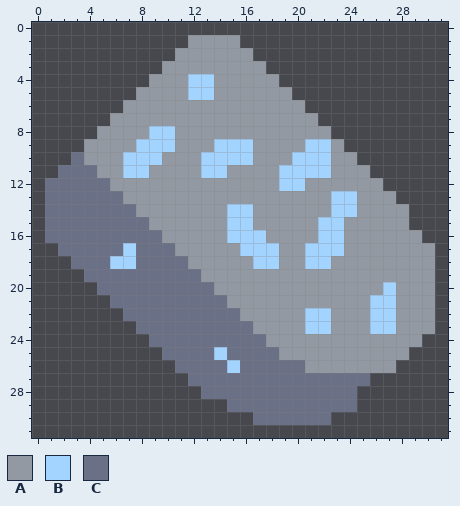
Edited in one commit: pixel-art sprite (sprites/items/rawos.png). Above is the file before it was changed.
The file is 32x32 pixels.
Palette (. is transparent): A #9399a3  B #a3d3ff  C #6a7085
Pixels before, first column x 1:
 1 ...........AAAA...............
 2 ..........AAAAAA..............
 3 .........AAAAAAAA.............
 4 ........AAABBAAAAA............
 5 .......AAAABBAAAAAA...........
 6 ......AAAAAAAAAAAAAA..........
 7 .....AAAAAAAAAAAAAAAA.........
 8 ....AAAABBAAAAAAAAAAAA........
 9 ...AAAABBBAAABBBAAAABBA.......
10 ..CAAABBBAAABBBBAAABBBAA......
11 .CCCAABBAAAABBAAAABBBBAAA.....
12 CCCCCAAAAAAAAAAAAABBAAAAAA....
13 CCCCCCAAAAAAAAAAAAAAAABBAAA...
14 CCCCCCCAAAAAAABBAAAAAABBAAAA..
15 CCCCCCCCAAAAAABBAAAAABBAAAAA..
16 CCCCCCCCCAAAAABBBAAAABBAAAAAA.
17 .CCCCCBCCCAAAAABBBAABBBAAAAAAA
18 ..CCCBBCCCCAAAAABBAABBAAAAAAAA
19 ...CCCCCCCCCAAAAAAAAAAAAAAAAAA
20 ....CCCCCCCCCAAAAAAAAAAAAABAAA
21 .....CCCCCCCCCAAAAAAAAAAABBAAA
22 ......CCCCCCCCCAAAAABBAAABBAAA
23 .......CCCCCCCCCAAAABBAAABBAAA
24 ........CCCCCCCCCAAAAAAAAAAAA.
25 .........CCCCBCCCCAAAAAAAAAA..
26 ..........CCCCBCCCCCAAAAAAA...
27 ...........CCCCCCCCCCCCCC.....
28 ............CCCCCCCCCCCC......
29 ..............CCCCCCCCCC......
30 ................CCCCCC........
And afterwards:
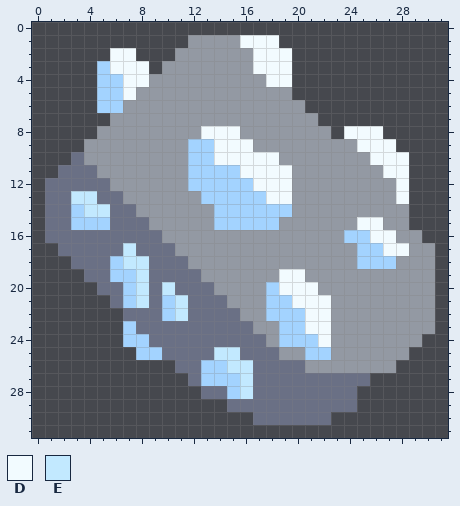
Colours new in this view: D #f2fbff  E #c2e9ff
Diff:
Changed rows in their new state; - is an unchanged pixel.
first column x 3:
 1 -------------DDD----------
 2 ---DD---------DDD---------
 3 --BDDD--------DDD---------
 4 --BBDD---AA----DD---------
 5 --BBD----AA---------------
 6 --BB----------------------
 8 ------AA--DDD--------DDD--
 9 -----AAA-BBDDD----AA-ADDD-
10 ----AAA--B-DDDDD-AAA--ADDD
11 ----AA---B--BDDDDAAA---ADD
12 ---------BBBBBDDDA------AD
13 EE--------BBBBBDD---AA---D
14 BEE--------B--BBB---AA----
15 BBB--------B--BB---AA-DD--
16 ------------AAA----AABBDD-
17 ----E--------AAA--AAA-BBDD
18 ----EE--------AA--AA--BBB-
19 ---BBE----------DD--------
20 ----BE-E-------BDDD-----A-
21 ----BE-BE------BBDDD---AA-
22 -------BE------BBBDD---AA-
23 ----B-----------BBDD---AA-
24 ----BB----------BBBD------
25 -----BB----EE-----BB------
26 ----------BBEE------------
27 ----------BBBE------------
28 ------------BE------------
